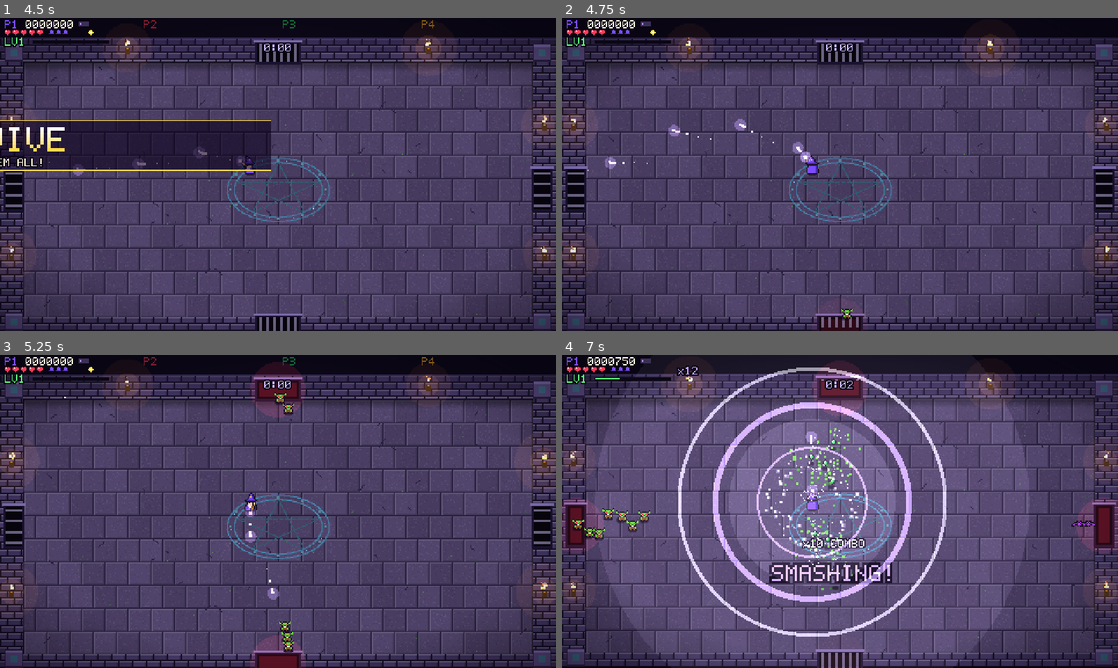
Above: before the commit, frames 1-4 (two rows, left to right).
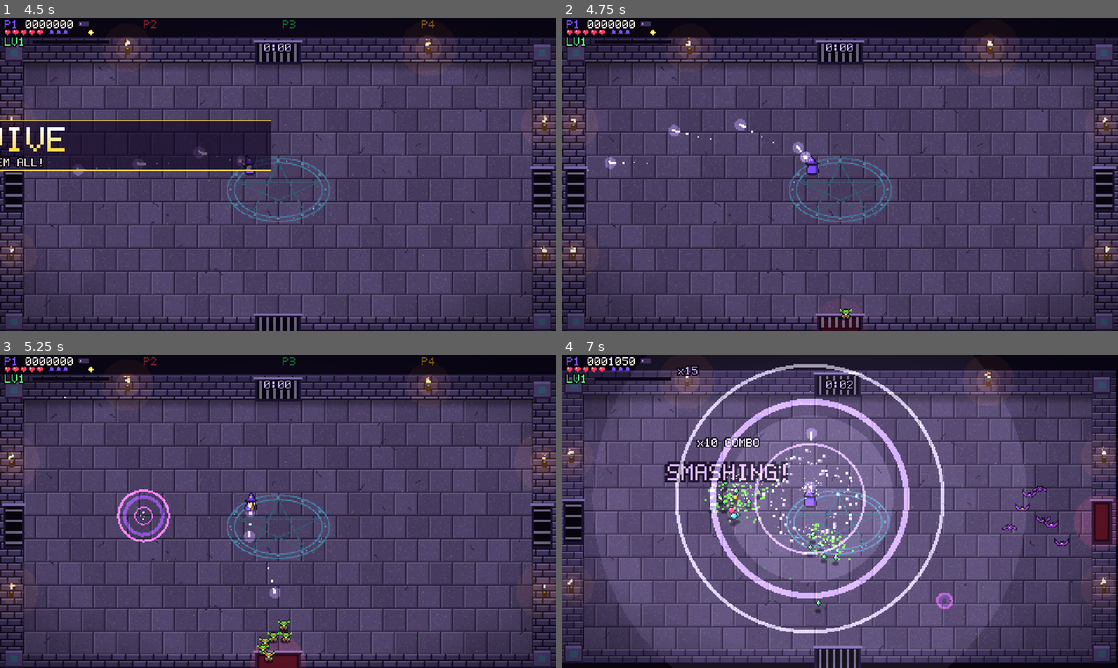
Above: after the commit, the same moments.

Repository: Proximo0/MagicSmash
Game: Godot game, scene res://game/main.tscn
Same seed, same stepped clock (60 frames per second), same inputs: the game is played once before the commit and once after it.
Inputs (mouse positions are in pixels of both pictures, inside the frame that each line leads up to):
- Up to frame 1 (4.5 s): tap Enter at 0.5, 2.1 s; move the mouse to (400, 158) at 0.52 s; hold Right 0.53-1.25 s; tap P at 0.6 s; click (400, 158) at 0.67 s; tap Space at 0.77, 3.77 s; drag from (166, 190) to (250, 237) at 1.27 s; move the mouse to (333, 105) at 2.02 s; hold Right 2.03-2.75 s; drag from (250, 237) to (111, 127) at 2.77 s; move the mouse to (444, 221) at 3.52 s; hold Left 3.53-4.25 s; tap Z at 3.6 s; drag from (111, 127) to (194, 96) at 4.27 s
- Up to frame 2 (4.75 s): no input
- Up to frame 3 (5.25 s): move the mouse to (305, 511) at 5.02 s; hold Down from 5.03 s (still down); tap P at 5.1 s; click (305, 511) at 5.17 s
- Up to frame 4 (7 s): release Down at 5.75 s; drag from (756, 433) to (728, 527) at 5.77 s; move the mouse to (962, 495) at 6.52 s; hold Up from 6.53 s (still down); tap Enter at 6.6 s; tap Space at 6.77 s

Frame 1 is identical in both runs. In frame 2, less than 0.1% of the frame differs, in the area x 41-53%, y 40-97%; in frame 3, 2.2%; in frame 4, 39%, in the area x 0-100%, y 0-100%.

Commit message:
Balance pass 1: slower XP curve, rift spawns, more party pressure
Bots levelled every few seconds and four of them killed about 200 enemies a
second as the horde filed through the doors. The XP curve is now 20 + 60 per
level at x1.04 (about level 6 at 1:00 and 25 at 12:00). Most horde groups now
open a rift away from the wizards, shown by a marker before the group bursts
out, door groups walk in faster, the spawn queue no longer counts against the
enemy cap, and the party scale is 1.1. sim_horde reports when a 2-bot team
first loses a life.

Co-Authored-By: Claude Opus 5.5 <noreply@anthropic.com>
Claude-Session: https://claude.ai/code/session_01Mr779yQiKfgnxCHZUAtBUk

Diff:
--- a/game/arena/arena.gd
+++ b/game/arena/arena.gd
@@ -500,6 +500,12 @@
 					_banner("SURVIVE", "SMASH THEM ALL!", Color("ffd94d"), 2.4)
 					Sfx.play("wave_start")
 				Sfx.music("music_battle")
+			World.EV_RIFT:
+				# A shrinking ring and a dark core warn where the group will burst out.
+				var life := float(ev[4])
+				fx.ring(pos, float(ev[3]) + 10.0, 3.0, life, Color("ff4df2"), 2.0)
+				fx.ring(pos, float(ev[3]) + 4.0, 1.0, life, Color("4a1a7a"), 3.0)
+				fx.sparkle(pos, Color("ff4df2"), 8)
 			World.EV_ELITE:
 				fx.text(pos + Vector2(0, -16), "ELITE!", Color("ffb84d"), 1.2, 1)
 				fx.ring(pos, 2.0, 24.0, 0.5, Color("ffb84d"), 2.0)
--- a/game/debug/tuning.gd
+++ b/game/debug/tuning.gd
@@ -18,8 +18,11 @@
 	["horde_start_budget", 10.0, 0.0, 100.0, 1.0, "Spawning", "Spawn budget the horde starts with, so the first enemies come at once."],
 	["horde_rate_base", 10.0, 0.0, 40.0, 0.1, "Spawning", "Spawn budget earned per second at the start of a run (a goblin costs 1, an orc 9)."],
 	["horde_rate_per_min", 10.0, 0.0, 20.0, 0.1, "Spawning", "Spawn budget per second added for each minute survived."],
-	["spawn_party_scale", 0.9, 0.0, 1.5, 0.05, "Spawning", "Extra budget per extra wizard: budget x (1 + this x (players - 1))."],
+	["spawn_party_scale", 1.1, 0.0, 1.5, 0.05, "Spawning", "Extra budget per extra wizard: budget x (1 + this x (players - 1))."],
 	["horde_boss_mul", 0.35, 0.0, 1.0, 0.05, "Spawning", "Spawn budget multiplier while the Lich is alive."],
+	["rift_share", 0.6, 0.0, 1.0, 0.05, "Spawning", "Share of horde groups that open a rift in the arena instead of coming through a door."],
+	["rift_warning", 0.9, 0.2, 3.0, 0.05, "Spawning", "Seconds a rift's marker shows before its enemies appear."],
+	["rift_min_dist", 90.0, 30.0, 200.0, 5.0, "Spawning", "Rifts open at least this far from every wizard, px."],
 	["enemy_cap", 260.0, 20.0, 600.0, 10.0, "Spawning", "Most enemies alive at once; the horde holds its budget while at the cap."],
 	["elite_interval", 45.0, 5.0, 300.0, 5.0, "Spawning", "Seconds between elite spawns (a big glowing orc or mage that drops loot)."],
 	["elite_hp_mul", 8.0, 1.0, 30.0, 0.5, "Spawning", "Elite HP as a multiple of a normal enemy of its type."],
@@ -29,9 +32,9 @@
 	["enemy_speed_min_cap", 12.0, 1.0, 60.0, 1.0, "Scaling", "Minute after which enemies stop getting faster."],
 	["boss_hp_per_player", 0.6, 0.0, 2.0, 0.05, "Scaling", "Lich HP growth per extra wizard."],
 	["boss_hp_per_cycle", 0.25, 0.0, 2.0, 0.05, "Scaling", "Lich HP growth each time it returns."],
-	["xp_first_level", 6.0, 1.0, 100.0, 1.0, "XP", "XP needed to go from level 1 to level 2."],
-	["xp_per_level", 3.0, 0.0, 50.0, 0.5, "XP", "Extra XP needed per level beyond the first (linear part)."],
-	["xp_growth", 1.12, 1.0, 1.5, 0.01, "XP", "Per-level multiplier on the XP needed (exponential part)."],
+	["xp_first_level", 20.0, 1.0, 200.0, 1.0, "XP", "XP needed to go from level 1 to level 2."],
+	["xp_per_level", 60.0, 0.0, 200.0, 1.0, "XP", "Extra XP needed per level beyond the first (linear part)."],
+	["xp_growth", 1.04, 1.0, 1.5, 0.01, "XP", "Per-level multiplier on the XP needed (exponential part)."],
 	["xp_gem_life", 30.0, 5.0, 120.0, 1.0, "XP", "Seconds an XP gem stays on the floor."],
 	["xp_gem_cap", 120.0, 10.0, 1000.0, 10.0, "XP", "Most XP gems on the floor; past it a new gem's XP joins the nearest gem instead."],
 	["xp_magnet_radius", 24.0, 8.0, 120.0, 1.0, "XP", "XP gems within this distance fly to a wizard, px (Magnet multiplies it)."],
@@ -52,6 +55,9 @@
 var horde_rate_per_min: float
 var spawn_party_scale: float
 var horde_boss_mul: float
+var rift_share: float
+var rift_warning: float
+var rift_min_dist: float
 var enemy_cap: float
 var elite_interval: float
 var elite_hp_mul: float
--- a/game/logic/world.gd
+++ b/game/logic/world.gd
@@ -70,6 +70,7 @@
 const EV_LEVELUP := 24
 const EV_PICK := 25
 const EV_ELITE := 26
+const EV_RIFT := 27
 
 #                  hp    spd  r   score contact
 const STATS := [
@@ -101,6 +102,8 @@
 	[ORC,      9.0, 150.0, 1, 1, 1,  0],
 	[MAGE,     6.0, 210.0, 1, 1, 2,  0],
 ]
+## Seconds between enemies of one group walking through a door.
+const DOOR_STAGGER := 0.1
 ## Elite multipliers on score and XP, and what an elite drops.
 const ELITE_REWARD := 5
 const ELITE_GEMS := 6
@@ -396,7 +399,7 @@
 	if elite_t >= tune.elite_interval:
 		elite_t -= tune.elite_interval
 		_spawn_elite()
-	if enemies.size() + spawn_queue.size() >= int(tune.enemy_cap):
+	if enemies.size() >= int(tune.enemy_cap) or spawn_queue.size() >= int(tune.enemy_cap) / 2:
 		return
 	var rate := (tune.horde_rate_base + tune.horde_rate_per_min * wave_time / 60.0) * pscale()
 	if boss != null:
@@ -407,9 +410,35 @@
 	var cost: float = _horde_row(_next_group[0])[1] * _next_group[1]
 	if horde_budget >= cost:
 		horde_budget -= cost
-		_queue_group(_next_group[0], _next_group[1], rng.randi_range(0, 3), wave_time)
+		if rng.randf() < tune.rift_share:
+			_queue_rift(_next_group[0], _next_group[1])
+		else:
+			_queue_group(_next_group[0], _next_group[1], rng.randi_range(0, 3), wave_time)
 		_sort_queue()
 		_next_group = []
+
+## A rift: a marker opens somewhere in the arena away from the wizards, and after tune.rift_warning the
+## group bursts out of it in a clump, so the horde surrounds the party instead of queuing at the doors.
+func _queue_rift(type: int, n: int) -> void:
+	var area := G.ARENA.grow(-22)
+	var best := area.get_center()
+	var best_d := -1.0
+	for tries in 10:
+		var c := Vector2(rng.randf_range(area.position.x, area.end.x), rng.randf_range(area.position.y, area.end.y))
+		var d := INF
+		for p: Player in players.values():
+			if p.alive:
+				d = minf(d, p.pos.distance_to(c))
+		if d > best_d:
+			best_d = d
+			best = c
+		if d >= tune.rift_min_dist:
+			break
+	var spread := 6.0 + 3.0 * sqrt(float(n))
+	emit(EV_RIFT, best.x, best.y, spread, tune.rift_warning)
+	for i in n:
+		var off := Vector2.from_angle(rng.randf() * TAU) * rng.randf() * spread
+		spawn_queue.append({"t": wave_time + tune.rift_warning + i * 0.03, "type": type, "door": 0, "at": best + off})
 
 ## A weighted pick among the unlocked HORDE rows, with its group size: [type, count].
 func _roll_group() -> Array:
@@ -448,7 +477,7 @@
 
 func _queue_group(type: int, n: int, door: int, t: float) -> void:
 	for i in n:
-		spawn_queue.append({"t": t + i * 0.18, "type": type, "door": door})
+		spawn_queue.append({"t": t + i * DOOR_STAGGER, "type": type, "door": door})
 
 func _sort_queue() -> void:
 	spawn_queue.sort_custom(func(a, b): return a.t < b.t)
@@ -456,7 +485,7 @@
 func _process_spawns() -> void:
 	while not spawn_queue.is_empty() and spawn_queue[0].t <= wave_time:
 		var s: Dictionary = spawn_queue.pop_front()
-		spawn_enemy(s.type, s.door)
+		spawn_enemy(s.type, s.door, s.get("at"))
 
 func spawn_enemy(type: int, door: int, at: Variant = null) -> Enemy:
 	var e := Enemy.new()
--- a/tests/sim/sim_horde.gd
+++ b/tests/sim/sim_horde.gd
@@ -1,7 +1,7 @@
 extends "res://tests/sim/sim_base.gd"
 ## The horde at its peak: four bot wizards fight a full arena (Tuning.enemy_cap enemies, refilled by the horde)
-## at minute 12, and World.step must stay inside its share of a 60 fps frame. Also reports how long bot teams
-## survive the ramp, which is the number balance work moves.
+## at minute 12, and World.step must stay inside its share of a 60 fps frame. Also reports when a 2-bot team
+## first loses a life, which is the number balance work moves (bots dodge well, so treat it as a floor).
 
 const SEED: int = 21
 ## Ticks measured at the peak, after a short settle.
@@ -88,7 +88,7 @@
 		row("horde_peak_cost_4p", peak.us <= STEP_BUDGET_US and peak.low >= cap / 2,
 			"us_per_step=%.0f (budget %.0f) enemies>=%d of cap %d" % [peak.us, STEP_BUDGET_US, peak.low, cap]),
 	]
-	for n: int in [4]:
+	for n: int in [2]:
 		var slots: Array = range(n)
 		var s := _survive(slots)
 		rows.append(row("survival_%dp" % n, null, "survived=%s first_life_lost=%s over=%s" % [
--- a/tests/unit/test_world.gd
+++ b/tests/unit/test_world.gd
@@ -454,3 +454,26 @@
 			total += k.value
 	assert_eq(gems, 10)
 	assert_eq(total, 50, "merged gems must keep every point of XP")
+
+
+func test_rift_opens_away_from_wizards_then_spawns() -> void:
+	var w := _fighting(null, 0.0)
+	var p := _player(w)
+	w._queue_rift(World.GOBLIN, 5)
+	var rift: Array = []
+	for ev: Array in w.take_events():
+		if ev[0] == World.EV_RIFT:
+			rift = ev
+	assert_false(rift.is_empty(), "no rift marker")
+	var at := Vector2(rift[1], rift[2])
+	assert_true(at.distance_to(p.pos) >= w.tune.rift_min_dist, "rift %s too close to the wizard" % at)
+	var before: int = w.enemies.size()
+	w.wave_time += w.tune.rift_warning * 0.5
+	w._process_spawns()
+	assert_eq(w.enemies.size(), before, "spawned before the warning ran out")
+	w.wave_time += w.tune.rift_warning
+	w._process_spawns()
+	assert_eq(w.enemies.size(), before + 5)
+	for e: World.Enemy in w.enemies.slice(before):
+		assert_false(e.entering)
+		assert_true(e.pos.distance_to(at) < 30.0)
Not shown, changed: docs/handoff.md
